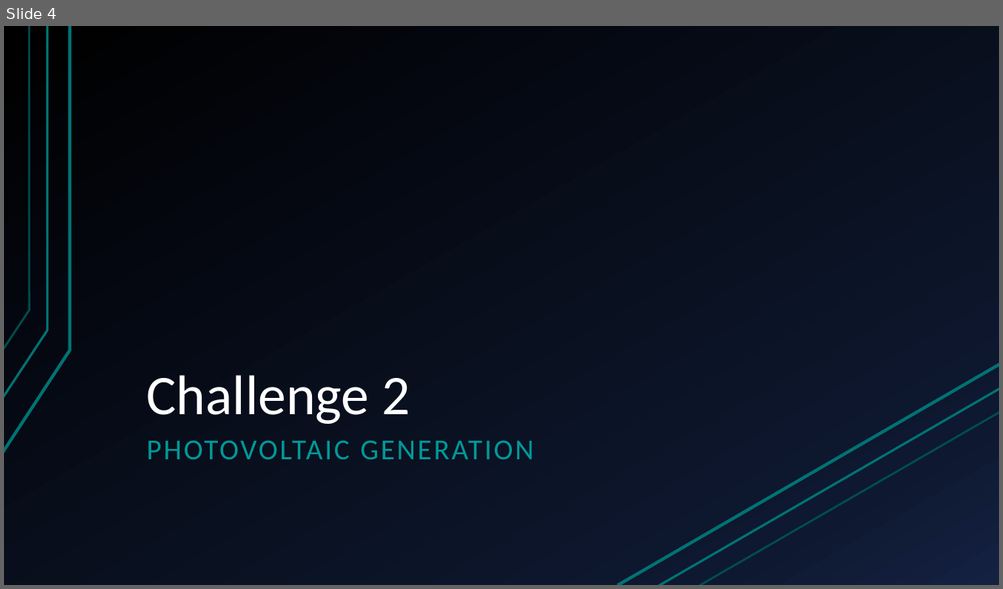
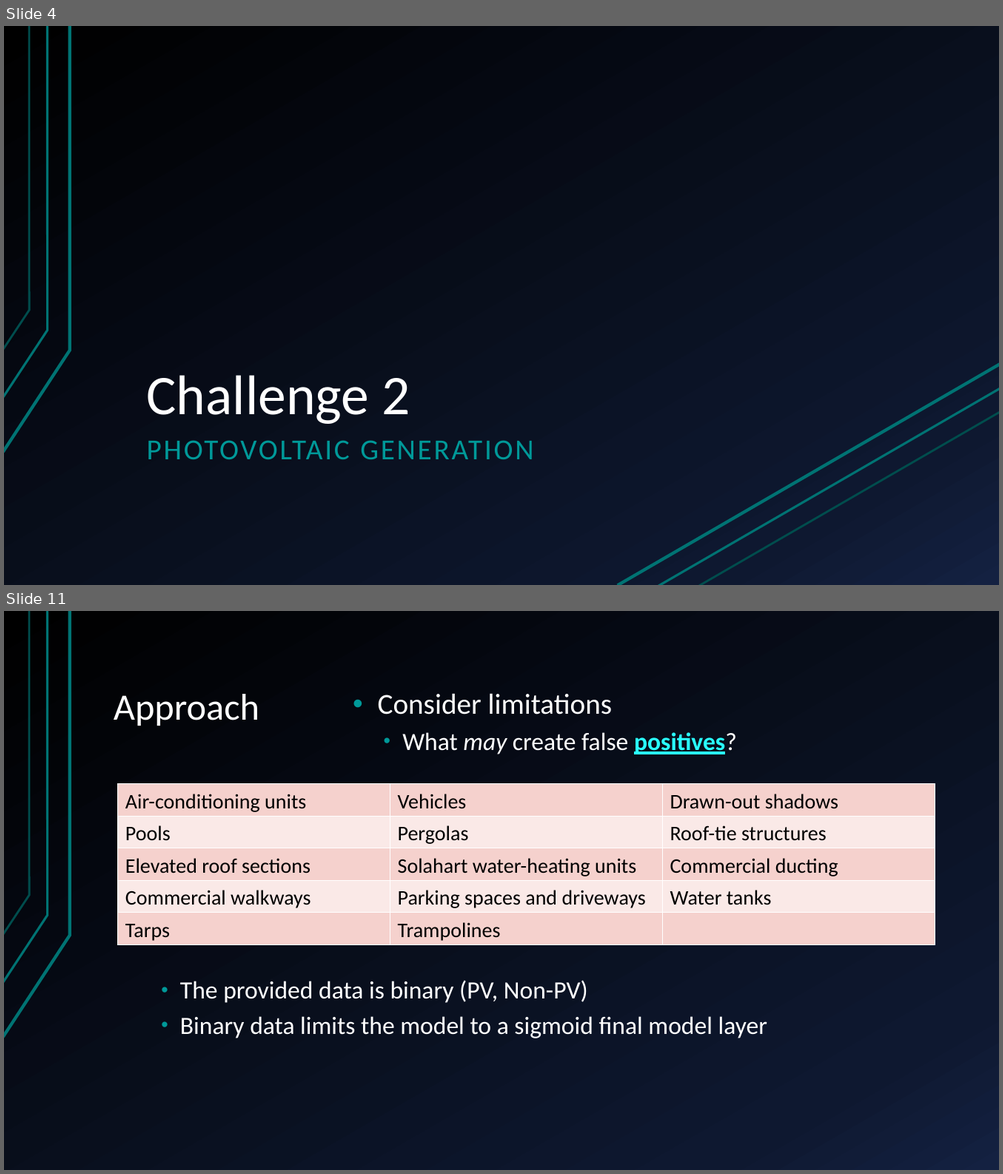
Before and after one commit to sofiary/teamunicornn, a slide deck: Western Power Hack-a-Gig Presentation.pptx. Shown one above the other, each under a label of ours: slide 4 before the commit, slides 4 and 11 after it; the slides between them are not shown. The pictures are 1003x589 and 1003x1174 pixels, drawn with LibreOffice and Linux fonts; fonts in the diff are those of the drawing. Boxes give left, top, right and bottom in pixels: in the first picture for what was removed or moved away, otherwise in the second. Text is boxed around its words. In the diff, an @@ line names an element or a change of style, - is before the commit and + after.

```diff
--- a/Western Power Hack-a-Gig Presentation.pptx
+++ b/Western Power Hack-a-Gig Presentation.pptx
@@ slide 11 added at (4,611,999,1170), background gradient #000000 to #0F1931 to #142242; not listed: 3 template elements that a slide beside it also shows @@
@@ title added at (114,694,259,726), 36 pt, text #FFFFFF @@
+Approach
@@ text added at (378,693,737,755), 24 pt, text #FFFFFF @@
+• Consider limitations
+  • What may create false positives?
@@ table added at (118,784,935,945), 5 rows, 3 columns @@
+Air-conditioning units | Vehicles | Drawn-out shadows
+Pools | Pergolas | Roof-tie structures
+Elevated roof sections | Solahart water-heating units | Commercial ducting
+Commercial walkways | Parking spaces and driveways | Water tanks
+Tarps | Trampolines | 
@@ text added at (180,980,767,1039), 24 pt, text #FFFFFF @@
+  • The provided data is binary (PV, Non-PV)
+  • Binary data limits the model to a sigmoid final model layer
```
Also in this commit, not shown: 1 slide changed, 8 other slides added, 1 slide removed, 1 other file.
